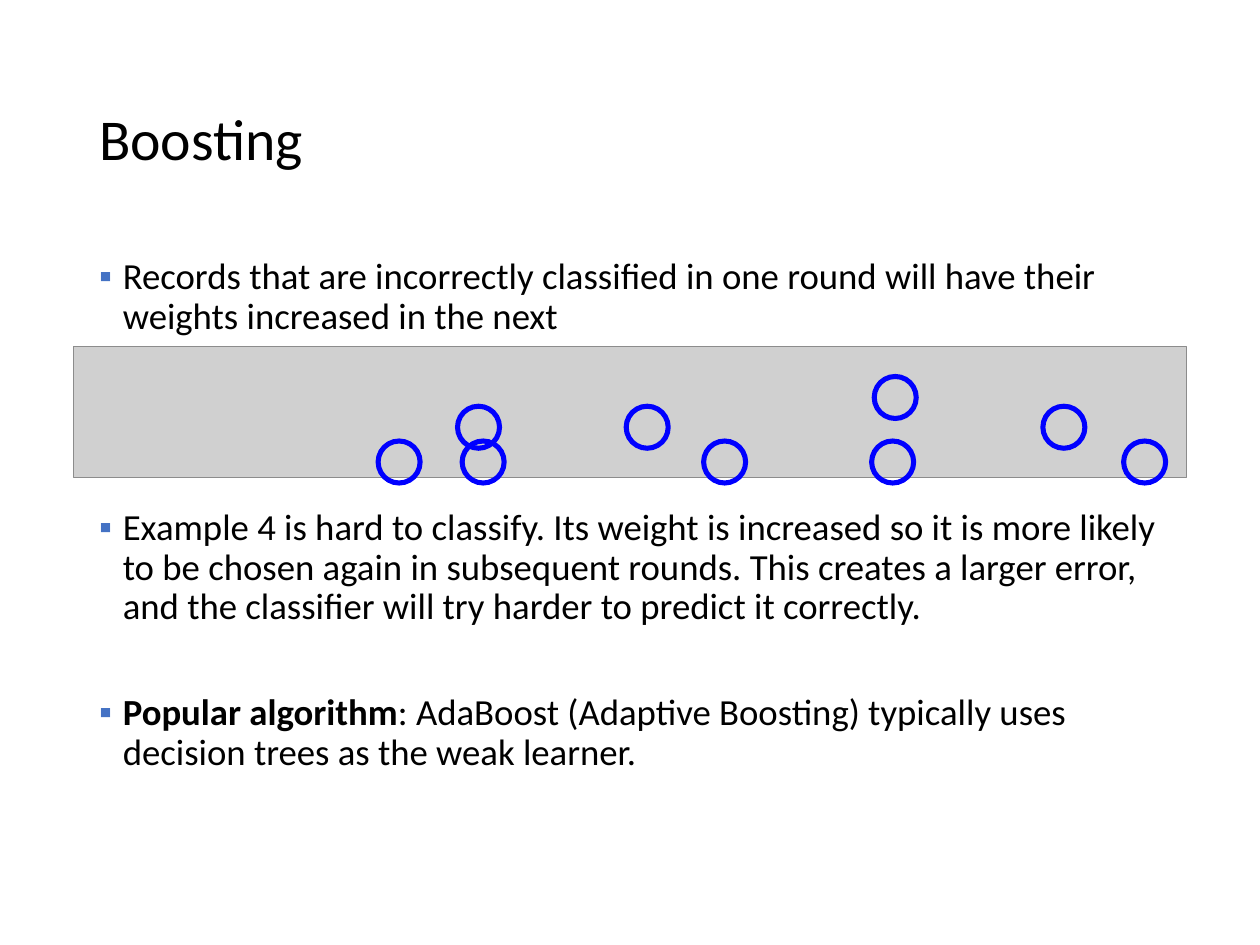
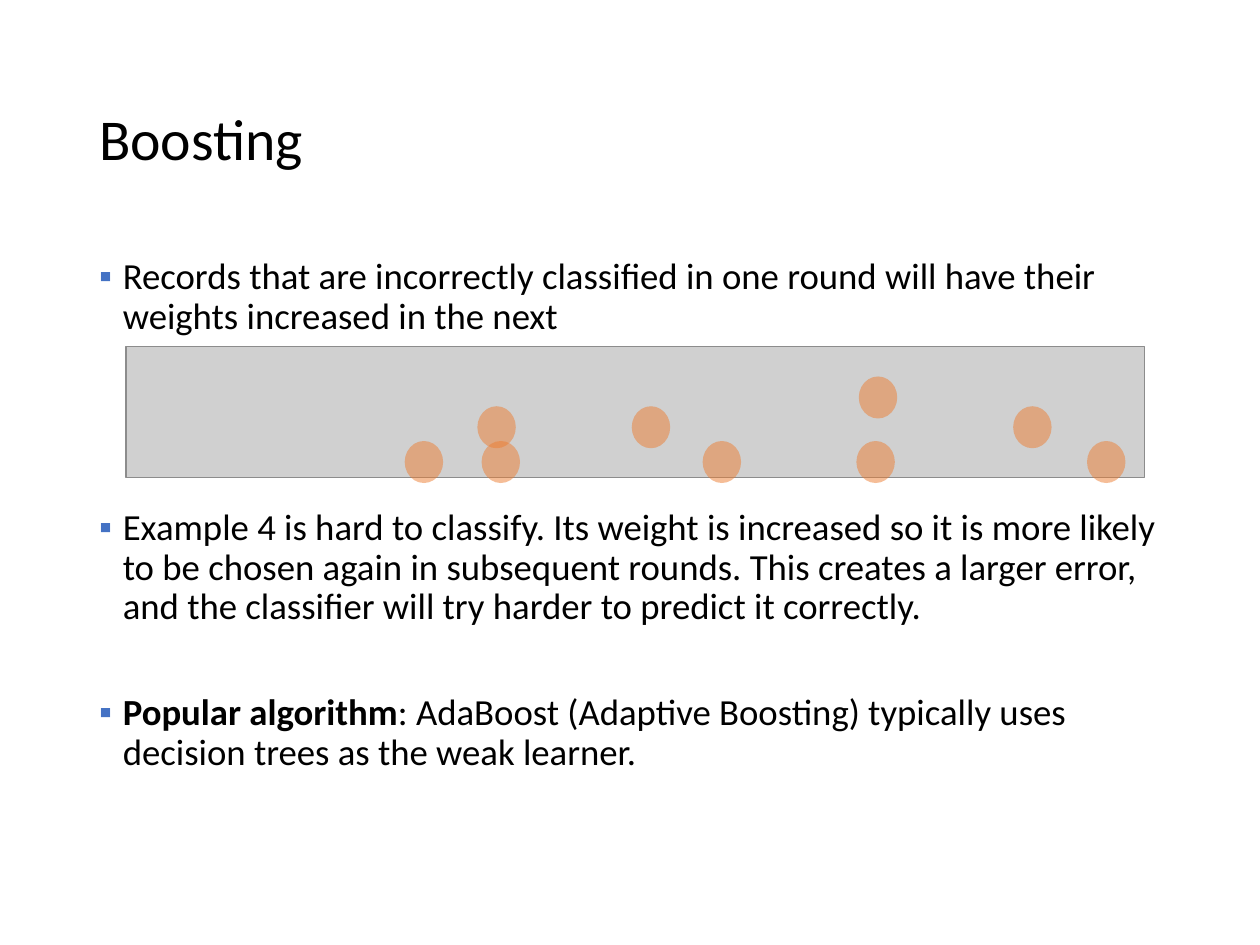
Before and after one commit to mhahsler/Introduction_to_Data_Mining_R_Examples, a slide deck: slide 46 of slides/chap4_alternative_classification.pptx (slide 71 before the commit). Drawn at 1260x945 pixels with LibreOffice and Linux fonts; fonts in the diff are those of the drawing; grey boxes stand for pictures. Boxes give left, top, right and bottom in pixels: in the first picture for what was removed or moved away, otherwise in the second. Text is boxed around its words. In the diff, an @@ line names an element or a change of style, - is before the commit and + after.

```diff
--- a/slides/chap4_alternative_classification.pptx
+++ b/slides/chap4_alternative_classification.pptx
@@ picture: place and size @@
-picture at [73, 346, 1186, 478]
+picture at [126, 346, 1144, 478]
@@ ellipse: place and size @@
-ellipse at [874, 377, 916, 418]
+ellipse at [859, 377, 898, 418]
@@ ellipse: place and size @@
-ellipse at [457, 406, 499, 447]
+ellipse at [478, 406, 517, 447]
@@ ellipse: place and size @@
-ellipse at [626, 406, 668, 447]
+ellipse at [631, 406, 670, 447]
@@ ellipse: place and size @@
-ellipse at [1043, 406, 1085, 447]
+ellipse at [1013, 406, 1052, 447]
@@ ellipse: place and size @@
-ellipse at [378, 441, 420, 483]
+ellipse at [404, 441, 444, 483]
@@ ellipse: place and size @@
-ellipse at [462, 441, 504, 483]
+ellipse at [481, 441, 520, 483]
@@ ellipse: place and size @@
-ellipse at [872, 441, 914, 483]
+ellipse at [857, 441, 896, 483]
@@ fill none to #ED7D31 at 50% opacity; outline #0000FF 2.89 pt to none in 9 elements at [703, 441, 742, 483], [631, 406, 670, 447], [857, 441, 896, 483], [859, 377, 898, 418], [481, 441, 520, 483], [478, 406, 517, 447], [404, 441, 444, 483], [1013, 406, 1052, 447], [1087, 441, 1126, 483] @@
@@ ellipse: place and size @@
-ellipse at [1124, 441, 1166, 483]
+ellipse at [1087, 441, 1126, 483]
```
Also in this commit, not shown: 4 other slides changed, 1 slide added, 26 slides removed, 1 other file.
